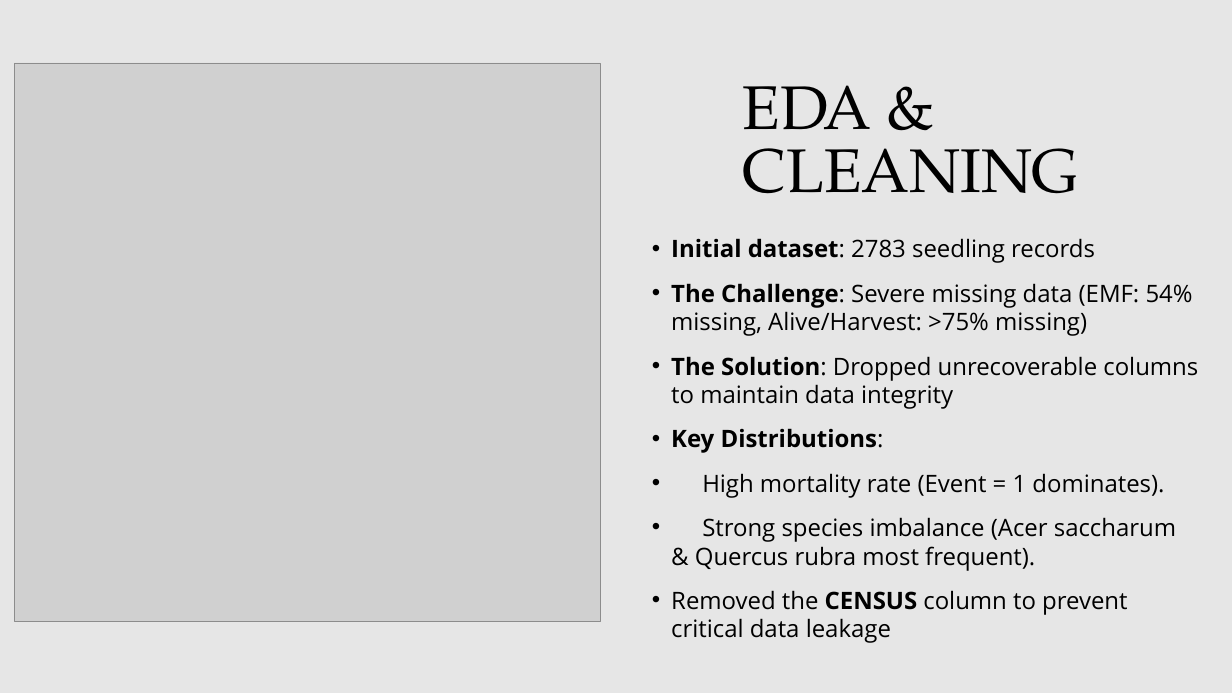
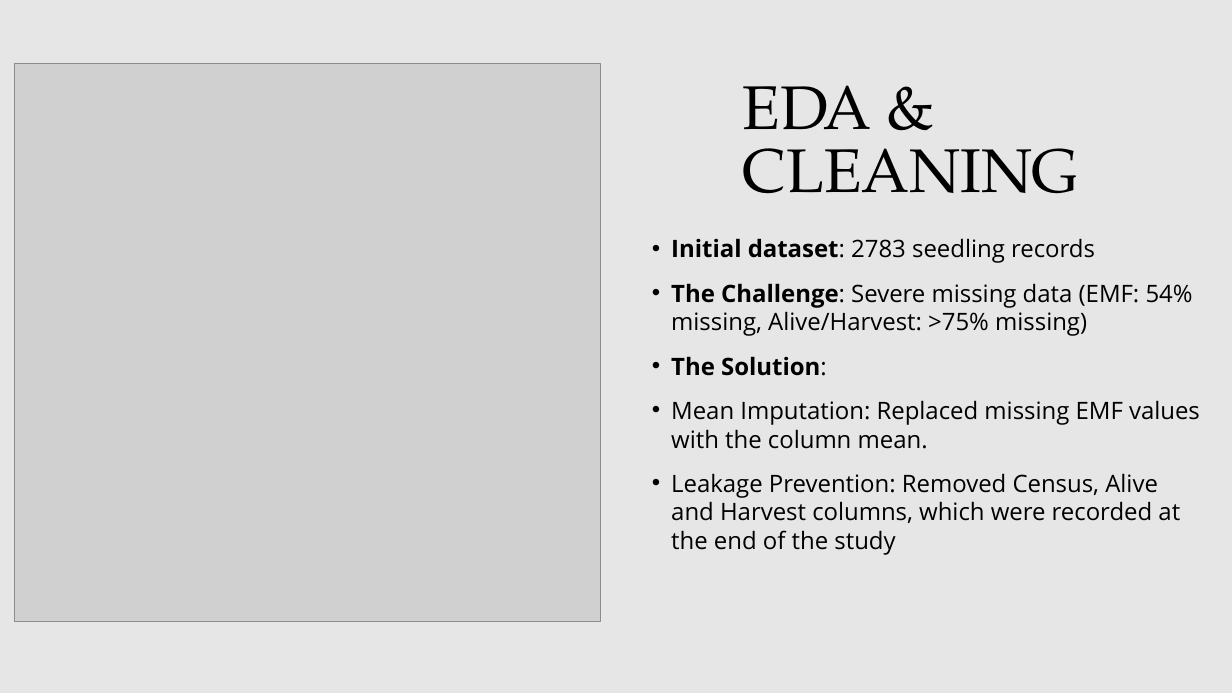
Before and after one commit to liskajiri/appr_lifelines, a slide deck: slide 3 of APPR_PRESENTATION.pptx. Drawn at 1232x693 pixels with LibreOffice and Linux fonts; fonts in the diff are those of the drawing; grey boxes stand for pictures. Boxes give left, top, right and bottom in pixels: in the first picture for what was removed or moved away, otherwise in the second. Text is boxed around its words. In the diff, an @@ line names an element or a change of style, - is before the commit and + after.

Commit message:
Fixed the leakage, fitted the deep network and updated the presentation

```diff
--- a/APPR_PRESENTATION.pptx
+++ b/APPR_PRESENTATION.pptx
@@ text at (x1=671, y1=356, x2=1200, y2=555): text changed @@
-• The Solution: Dropped unrecoverable columns to maintain data integrity
-• Key Distributions:
-        • High mortality rate (Event = 1 dominates).
-• Strong species imbalance (Acer saccharum & Quercus rubra most frequent).
-• Removed the CENSUS column to prevent critical data leakage
+• The Solution:
+                • Mean Imputation: Replaced missing EMF values with the column mean.
+                • Leakage Prevention: Removed Census, Alive and Harvest columns, which were recorded at the end of the study
```
Also in this commit, not shown: 1 other slide changed, 4 slides added, 7 slides removed, 1 other file.
